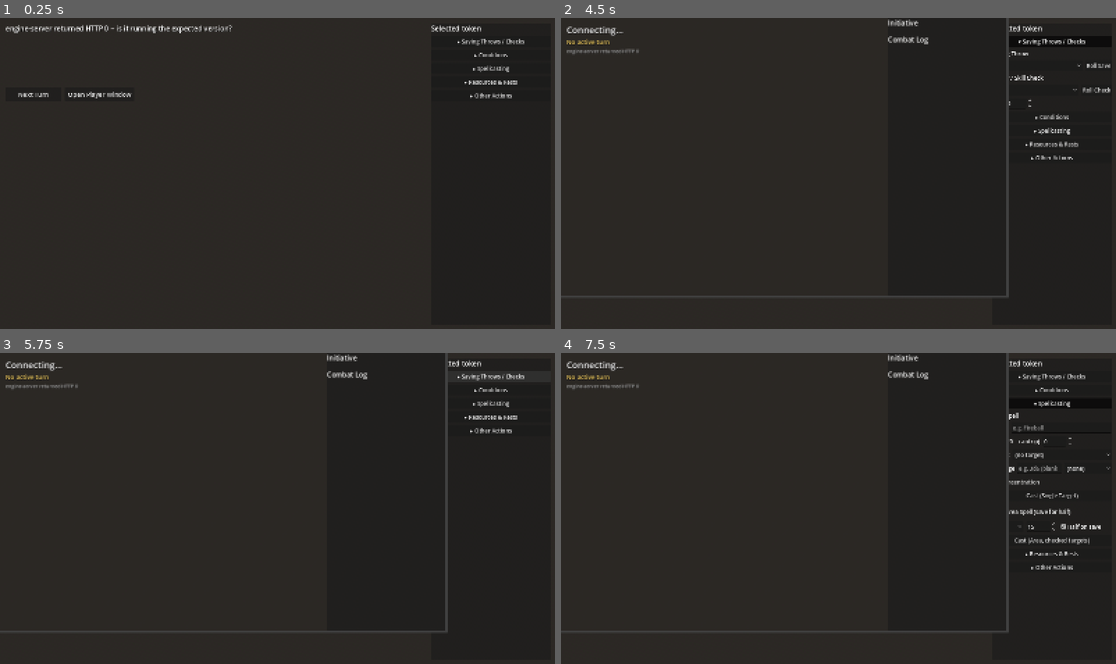
Above: before the commit, frames 1-4 (two rows, left to right).
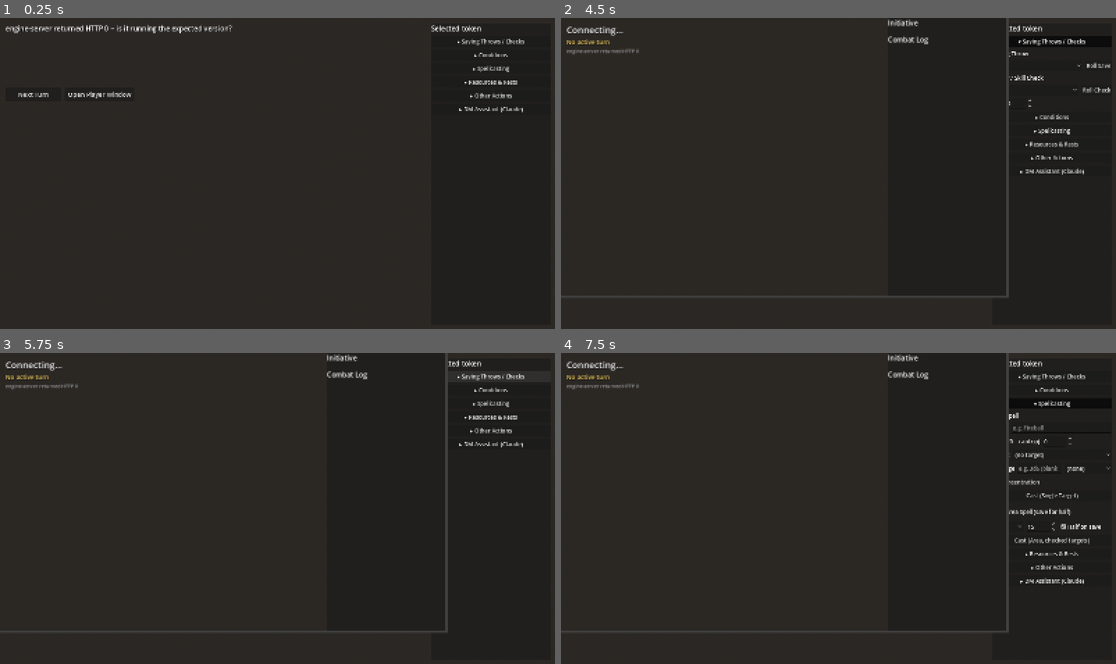
Above: after the commit, the same moments.

Repository: rmcneill2828-art/Campaign-OS-3D
Game: Godot game, scene res://scenes/Main.tscn
Two runs of this game, one before a commit and one after it. Both use one fixed random seed, a clock stepped at 60 frames per second and the inputs below.
Inputs (mouse positions are in pixels of both pictures, inside the frame that each line leads up to):
- Up to frame 1 (0.25 s): no input
- Up to frame 2 (4.5 s): click (1049, 108) at 0.5 s, where only the run after the commit has a clickable "▸ DM Assistant (Claude)"; click (1049, 108) at 1.25 s, where only the run after the commit has a clickable "▾ DM Assistant (Claude)"; click "Next Turn" at 2 s; click "Next Turn" at 2.75 s; click "Open Player Window" at 3.5 s; click "▸ Saving Throws / Checks" at 4.25 s
- Up to frame 3 (5.75 s): click "▾ Saving Throws / Checks" at 5 s
- Up to frame 4 (7.5 s): click "▸ Conditions" at 5.75 s; click "▾ Conditions" at 6.5 s; click "▸ Spellcasting" at 7.25 s

The runs differ from the first frame. In frame 1, less than 0.1% of the frame differs, in the area x 82-95%, y 28-31%; in frame 2, 0.1%; in frame 3, less than 0.1%; in frame 4, 0.1%, in the area x 82-95%, y 72-75%.

Commit message:
Phase 7: Claude DM bridge integration
Read dm-bridge/watch.js and ui/app.js's own bridge code directly
before building anything -- POST /action already accepting the same
action vocabulary was necessary but not sufficient. The actual bridge
is a file-based IPC loop (write request.json, poll response.json) with
a specific request shape buildPrompt() expects, plus a SYSTEM_PROMPT/
action-validation pipeline already fully implementing 5e's rules text
for move/attack/spell/rest/death-save/exhaustion/legendary-action
handling. None of that needed reimplementing.

- dm-bridge/watch.js copied byte-for-byte from Campaign-OS, same
  "copied verbatim, never hand-edited" convention as
  engine/encounter.js and engine/dmBridge.js. It has no idea whether a
  browser or this server wrote its request, or whether an HTML page or
  a Godot window reads its response.
- engine-server: new POST /dm-command does the entire round trip in
  one call -- write request.json in the exact shape buildPrompt()
  expects (buildBridgeStateSnapshot(), ported field-for-field from
  ui/app.js's function of the same name), poll response.json for a
  matching id (120s timeout, matching ui/app.js's own 2-minute give
  up), apply the returned actions through the same DMBridge.applyActions
  the plain /action endpoint uses, fold in revealVisibleTiles, and hand
  back updated state + visibility. Doesn't block the event loop while
  waiting.
- Godot: a new collapsible "DM Assistant (Claude)" panel on Main.tscn
  -- free-text input, Send button, response label -- with its own
  in-flight flag separate from ordinary actions', since a Claude round
  trip can take up to ~2 minutes and shouldn't block Attack/Cast Spell/
  Next Turn while pending.

Tested without needing a real `claude` CLI call (not something to
depend on for a fast, free, deterministic suite): 3 new tests verify
request.json matches buildPrompt()'s expected shape field-for-field,
and a simulated response.json (the exact shape the real watch.js would
produce) gets correctly applied through the real engine. 16/16 tests
passing. Main.tscn verified to still instantiate headlessly with no
script errors, and a direct HTTP smoke test confirmed the real default
dm-bridge/ path resolves correctly end to end.

NOT yet verified live with a real running claude CLI -- flagged
explicitly in ROADMAP.md rather than assumed to work.

🤖 Generated with [Claude Code](https://claude.com/claude-code)
Co-Authored-By: Claude Sonnet 5 <noreply@anthropic.com>

Diff:
--- a/godot/scenes/Main.tscn
+++ b/godot/scenes/Main.tscn
@@ -46,6 +46,9 @@
 [node name="StateRequest" type="HTTPRequest" parent="."]
 
 [node name="ActionRequest" type="HTTPRequest" parent="."]
+
+[node name="DmCommandRequest" type="HTTPRequest" parent="."]
+timeout = 150.0
 
 [node name="PollTimer" type="Timer" parent="."]
 wait_time = 1.0
@@ -382,3 +385,28 @@
 
 [node name="TriggerLairButton" type="Button" parent="HUD/TokenActionsPanel/TokenActionsScroll/TokenActionsList/OtherBody/LairRow"]
 text = "Trigger"
+
+[node name="DmAssistantHeaderButton" type="Button" parent="HUD/TokenActionsPanel/TokenActionsScroll/TokenActionsList"]
+toggle_mode = true
+text = "▸ DM Assistant (Claude)"
+
+[node name="DmAssistantBody" type="VBoxContainer" parent="HUD/TokenActionsPanel/TokenActionsScroll/TokenActionsList"]
+visible = false
+theme_override_constants/separation = 8
+
+[node name="DmAssistantHintLabel" type="Label" parent="HUD/TokenActionsPanel/TokenActionsScroll/TokenActionsList/DmAssistantBody"]
+theme_override_font_sizes/font_size = 14
+theme_override_colors/font_color = Color(0.75, 0.75, 0.75, 1)
+autowrap_mode = 2
+text = "Type DM narration/a command; Claude decides what mechanically happens. Needs \"node dm-bridge/watch.js\" running separately -- see ../dm-bridge/watch.js. Not gated on a selected token."
+
+[node name="DmCommandInput" type="LineEdit" parent="HUD/TokenActionsPanel/TokenActionsScroll/TokenActionsList/DmAssistantBody"]
+placeholder_text = "e.g. Three goblins emerge from the trees."
+
+[node name="SendDmCommandButton" type="Button" parent="HUD/TokenActionsPanel/TokenActionsScroll/TokenActionsList/DmAssistantBody"]
+text = "Send"
+
+[node name="DmResponseLabel" type="Label" parent="HUD/TokenActionsPanel/TokenActionsScroll/TokenActionsList/DmAssistantBody"]
+theme_override_font_sizes/font_size = 16
+autowrap_mode = 2
+text = "Ready."
--- a/godot/scripts/Main.gd
+++ b/godot/scripts/Main.gd
@@ -123,6 +123,13 @@
 @onready var _lair_description_input: LineEdit = $HUD/TokenActionsPanel/TokenActionsScroll/TokenActionsList/OtherBody/LairRow/LairDescriptionInput
 @onready var _trigger_lair_button: Button = $HUD/TokenActionsPanel/TokenActionsScroll/TokenActionsList/OtherBody/LairRow/TriggerLairButton
 
+@onready var _dm_assistant_header: Button = $HUD/TokenActionsPanel/TokenActionsScroll/TokenActionsList/DmAssistantHeaderButton
+@onready var _dm_assistant_body: VBoxContainer = $HUD/TokenActionsPanel/TokenActionsScroll/TokenActionsList/DmAssistantBody
+@onready var _dm_command_input: LineEdit = $HUD/TokenActionsPanel/TokenActionsScroll/TokenActionsList/DmAssistantBody/DmCommandInput
+@onready var _send_dm_command_button: Button = $HUD/TokenActionsPanel/TokenActionsScroll/TokenActionsList/DmAssistantBody/SendDmCommandButton
+@onready var _dm_response_label: Label = $HUD/TokenActionsPanel/TokenActionsScroll/TokenActionsList/DmAssistantBody/DmResponseLabel
+@onready var _dm_command_request: HTTPRequest = $DmCommandRequest
+
 var _condition_buttons := {} # condition name (String) -> Button (toggle_mode)
 var _area_target_checkboxes := {} # token name (String) -> CheckBox
 var _last_target_names: Array[String] = [] # last set the spell-target UI was built from -- see _sync_spell_targets()
@@ -134,6 +141,13 @@
 
 var _right_press_pos := Vector2.ZERO
 var _right_press_active := false
+
+## Phase 7 -- a SEPARATE in-flight flag from _action_in_flight: a DM-command
+## round trip can take up to ~2 minutes (waiting on a real Claude call via
+## dm-bridge/watch.js), and there's no reason ordinary button-driven actions
+## (attack, cast a spell, next turn) should be blocked from working for that
+## whole time just because a narration command is also pending.
+var _dm_command_in_flight := false
 
 ## Phase 6 -- the "second monitor/TV" window. A real separate OS window (not
 ## embedded in this one), same technique the 2D app's own "Open Player
@@ -189,6 +203,8 @@
 	_legendary_action_button.pressed.connect(_on_legendary_action_pressed)
 	_use_recharge_button.pressed.connect(_on_use_recharge_pressed)
 	_trigger_lair_button.pressed.connect(_on_trigger_lair_pressed)
+	_send_dm_command_button.pressed.connect(_on_send_dm_command_pressed)
+	_dm_command_request.request_completed.connect(_on_dm_command_response)
 
 	# Collapsible sections -- the panel grew large enough across Phase 3 that
 	# showing everything open at once ran the whole thing off-screen (reported
@@ -199,6 +215,7 @@
 	_wire_collapsible_section(_spell_header, _spell_body, "Spellcasting")
 	_wire_collapsible_section(_resource_header, _resource_body, "Resources & Rests")
 	_wire_collapsible_section(_other_header, _other_body, "Other Actions")
+	_wire_collapsible_section(_dm_assistant_header, _dm_assistant_body, "DM Assistant (Claude)")
 
 	_poll_state()
 
@@ -622,6 +639,67 @@
 		return
 	_send_action({"type": "trigger_lair_action", "description": description})
 
+## Phase 7 -- POSTs free-text DM narration to engine-server's /dm-command,
+## which does the entire "ask Claude what should happen" round trip in one
+## call (write dm-bridge/request.json, wait for dm-bridge/watch.js to answer,
+## apply the actions through the real engine, hand back updated state) --
+## same contract ui/app.js's own DM-command box uses against the 2D app's
+## identical dm-bridge/watch.js. Deliberately NOT gated on a selected token
+## (narration is scene-wide, same as trigger_lair_action above) and uses its
+## own in-flight flag so ordinary button actions keep working while this is
+## pending -- it can take up to ~2 minutes for a real Claude response.
+func _on_send_dm_command_pressed() -> void:
+	if _dm_command_in_flight:
+		return
+	var command := _dm_command_input.text.strip_edges()
+	if command == "":
+		_show_hint("Type a DM command/narration line before sending it.")
+		return
+
+	_dm_command_in_flight = true
+	_send_dm_command_button.disabled = true
+	_dm_command_input.editable = false
+	_dm_response_label.text = "Waiting for Claude Code (run \"node dm-bridge/watch.js\" if it isn't already running) -- can take up to 2 minutes..."
+
+	var body := JSON.stringify({"command": command})
+	var error := _dm_command_request.request(
+		server_base_url + "/dm-command",
+		["Content-Type: application/json"],
+		HTTPClient.METHOD_POST,
+		body
+	)
+	if error != OK:
+		_dm_command_in_flight = false
+		_send_dm_command_button.disabled = false
+		_dm_command_input.editable = true
+		_dm_response_label.text = "Could not send to engine-server (error %d)." % error
+
+func _on_dm_command_response(_result: int, response_code: int, _headers: PackedStringArray, body: PackedByteArray) -> void:
+	_dm_command_in_flight = false
+	_send_dm_command_button.disabled = false
+	_dm_command_input.editable = true
+	var parsed = JSON.parse_string(body.get_string_from_utf8())
+
+	if response_code != 200:
+		var error_text: String = "unknown error"
+		if typeof(parsed) == TYPE_DICTIONARY and parsed.has("error"):
+			error_text = str(parsed["error"])
+		_dm_response_label.text = "DM Assistant error (HTTP %d): %s" % [response_code, error_text]
+		return
+
+	if typeof(parsed) != TYPE_DICTIONARY or not parsed.has("state"):
+		_dm_response_label.text = "engine-server sent a response this client doesn't understand."
+		return
+
+	_dm_command_input.text = ""
+	var message: String = str(parsed.get("message", ""))
+	_dm_response_label.text = message if message != "" else "(The DM assistant didn't include a narration.)"
+	# Refresh immediately rather than waiting up to poll_interval_seconds for the
+	# next tick -- the actions this response applied (moves, attacks, spawns)
+	# should be visible on the board right away, same as every other action
+	# response already does via _on_action_response.
+	_apply_state(parsed["state"])
+
 ## Shared guard for every "acts on the selected token" HUD control (rolls,
 ## condition toggles) -- same "show a status hint, don't just silently no-op"
 ## convention _handle_right_click already uses for the no-attacker-selected
Not shown, changed: ROADMAP.md
Not shown, added: dm-bridge/watch.js
Not shown, changed: engine-server/server.js
Not shown, added: engine-server/tests/dmCommand.test.js
